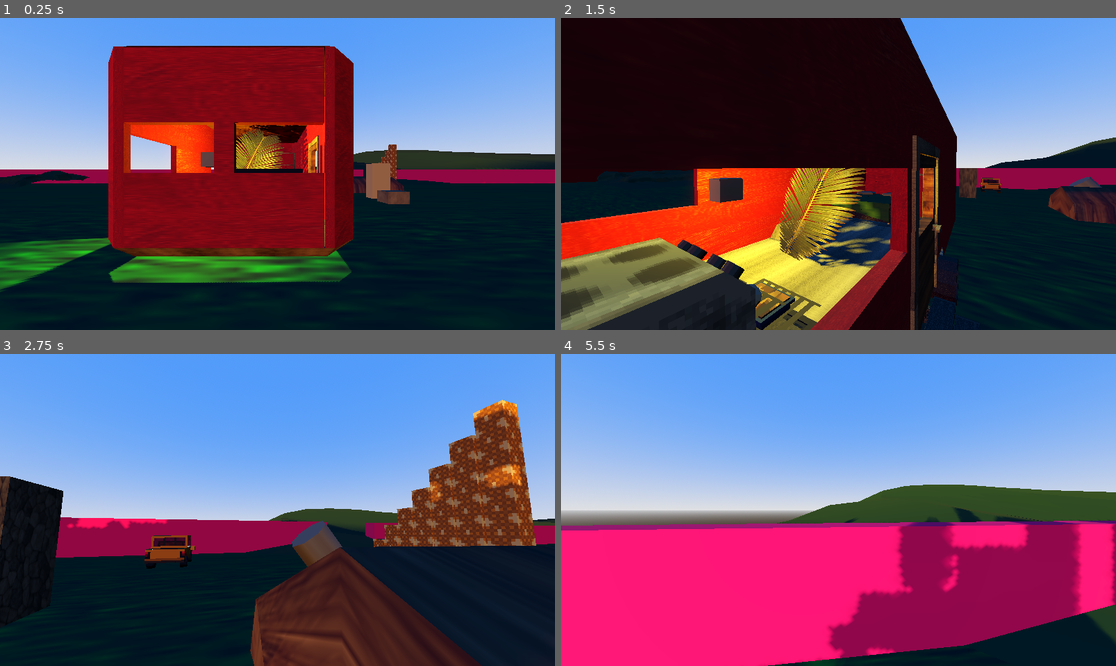
Above: before the commit, frames 1-4 (two rows, left to right).
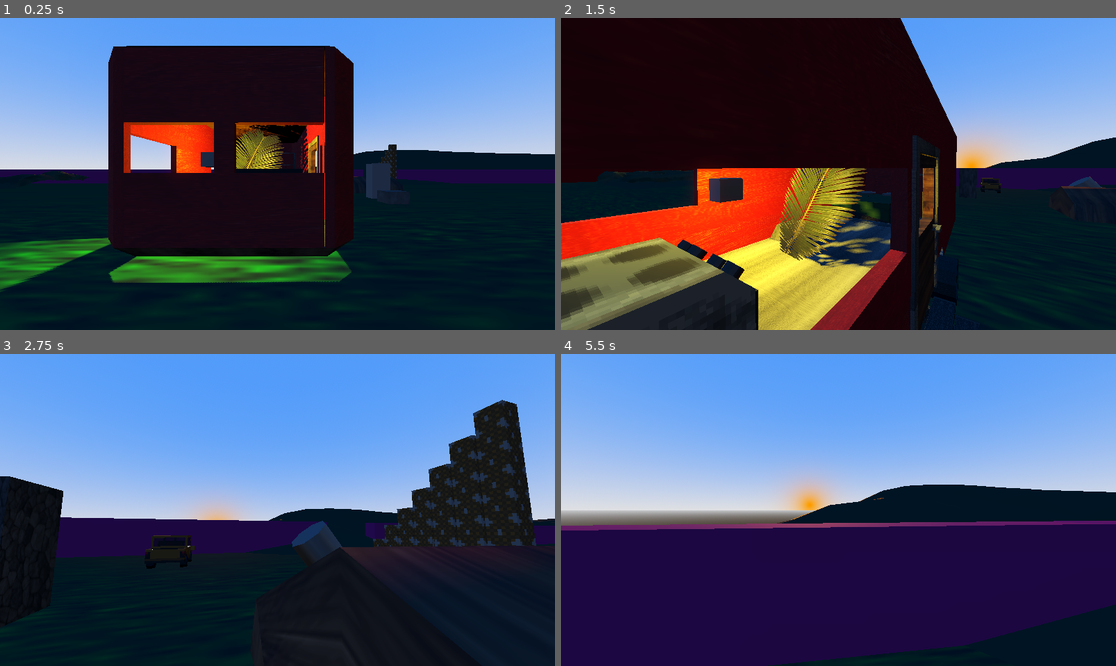
Above: after the commit, the same moments.

Repository: Solaros711/lockertesting
Game: Godot game, scene res://scenes/world.tscn
The game is run twice, just before and just after one commit, with the same random seed, the same clock (stepped at 60 frames per second) and the same inputs.
Inputs (mouse positions are in pixels of both pictures, inside the frame that each line leads up to):
- Up to frame 1 (0.25 s): no input
- Up to frame 2 (1.5 s): move the mouse to (866, 174) at 0.52 s; hold W (forward) from 0.53 s (still down); tap E (interact) at 0.6, 1.35 s; tap Space (jump) at 0.77 s; move the mouse to (810, 174) at 1.27 s
- Up to frame 3 (2.75 s): keep holding W (forward); tap Space (jump) at 1.52 s; move the mouse to (288, 503) at 2.02 s; hold Shift (sprint) from 2.03 s (still down); tap E (interact) at 2.3 s
- Up to frame 4 (5.5 s): keep holding W (forward); move the mouse to (832, 516) at 2.77 s; release Shift (sprint) at 2.78 s; tap E (interact) at 2.85, 3.6, 4.55, 5.1 s; tap Space (jump) at 3.02, 3.77, 4.52 s; move the mouse to (877, 513) at 3.52 s; move the mouse to (794, 506) at 4.27 s; tap Shift (sprint) at 4.35 s; move the mouse to (844, 510) at 5.02 s

The runs differ from the first frame. In frame 1, 30% of the frame differs, in the area x 0-100%, y 8-77%; in frame 2, 9.0%; in frame 3, 26%; in frame 4, 47%, in the area x 0-100%, y 40-100%.

Commit message:
Fixed oven opening and closing problems, resolved many unused _process calls, and cleaned up scripts a little bit.

Diff:
--- a/imports/cabinet2/doorCabinetLarge.gd
+++ b/imports/cabinet2/doorCabinetLarge.gd
@@ -17,7 +17,3 @@
 			print("closing door!")
 		await get_tree().create_timer(0.5, false).timeout
 		interactable = true
-
-# Called every frame. 'delta' is the elapsed time since the previous frame.
-func _process(delta: float) -> void:
-	pass
--- a/imports/cabinet2/doorCabinetSmall.gd
+++ b/imports/cabinet2/doorCabinetSmall.gd
@@ -17,7 +17,3 @@
 			print("closing door!")
 		await get_tree().create_timer(0.5, false).timeout
 		interactable = true
-
-# Called every frame. 'delta' is the elapsed time since the previous frame.
-func _process(delta: float) -> void:
-	pass
--- a/imports/oven/Oven.tscn
+++ b/imports/oven/Oven.tscn
@@ -1130,228 +1130,231 @@
 
 [node name="Node" type="Node3D" parent="."]
 
-[node name="oven" type="Node3D" parent="Node"]
+[node name="Oven" type="Node3D" parent="Node" node_paths=PackedStringArray("animation_player")]
 script = ExtResource("1_yw5qa")
-
-[node name="cylinder" type="MeshInstance3D" parent="Node/oven"]
+animation_player = NodePath("../../AnimationPlayer")
+
+[node name="cylinder" type="MeshInstance3D" parent="Node/Oven"]
 transform = Transform3D(1, 0, 0, 0, 0.707107, 0.707107, 0, -0.707107, 0.707107, -0.34375, 0.890625, -0.421875)
 mesh = SubResource("ArrayMesh_5wgt7")
 skeleton = NodePath("")
 
-[node name="cylinder2" type="MeshInstance3D" parent="Node/oven"]
+[node name="cylinder2" type="MeshInstance3D" parent="Node/Oven"]
 transform = Transform3D(1, 0, 0, 0, 0.707107, 0.707107, 0, -0.707107, 0.707107, -0.15625, 0.890625, -0.421875)
 mesh = SubResource("ArrayMesh_2qx23")
 skeleton = NodePath("")
 
-[node name="cylinder3" type="MeshInstance3D" parent="Node/oven"]
+[node name="cylinder3" type="MeshInstance3D" parent="Node/Oven"]
 transform = Transform3D(1, 0, 0, 0, 0.707107, 0.707107, 0, -0.707107, 0.707107, 0.34375, 0.890625, -0.421875)
 mesh = SubResource("ArrayMesh_vxshf")
 skeleton = NodePath("")
 
-[node name="cylinder4" type="MeshInstance3D" parent="Node/oven"]
+[node name="cylinder4" type="MeshInstance3D" parent="Node/Oven"]
 transform = Transform3D(1, 0, 0, 0, 0.707107, 0.707107, 0, -0.707107, 0.707107, 0.15625, 0.890625, -0.421875)
 mesh = SubResource("ArrayMesh_sjok5")
 skeleton = NodePath("")
 
-[node name="oven" type="MeshInstance3D" parent="Node/oven"]
+[node name="oven" type="MeshInstance3D" parent="Node/Oven"]
 mesh = SubResource("ArrayMesh_8nrvh")
 skeleton = NodePath("")
 
-[node name="StaticBody3D" type="StaticBody3D" parent="Node/oven/oven"]
-
-[node name="CollisionShape3D" type="CollisionShape3D" parent="Node/oven/oven/StaticBody3D"]
+[node name="StaticBody3D" type="StaticBody3D" parent="Node/Oven/oven"]
+
+[node name="CollisionShape3D" type="CollisionShape3D" parent="Node/Oven/oven/StaticBody3D"]
 shape = SubResource("ConcavePolygonShape3D_cb7ta")
 
-[node name="Heater" type="Node3D" parent="Node/oven"]
-
-[node name="heater" type="MeshInstance3D" parent="Node/oven/Heater"]
+[node name="Heater" type="Node3D" parent="Node/Oven"]
+
+[node name="heater" type="MeshInstance3D" parent="Node/Oven/Heater"]
 transform = Transform3D(1, 0, 0, 0, 1, 0, 0, 0, 1, 0, 0.09375, -0.113281)
 mesh = SubResource("ArrayMesh_jd1mq")
 skeleton = NodePath("")
 
-[node name="Door" type="Node3D" parent="Node/oven"]
-transform = Transform3D(1, 0, 0, 0, 0.0871557, 0.996195, 0, -0.996195, 0.0871557, 0, 0.0625, -0.5)
-
-[node name="cuboid" type="MeshInstance3D" parent="Node/oven/Door"]
+[node name="Door" type="Node3D" parent="Node/Oven"]
+transform = Transform3D(1, 0, 0, 0, 0.0871556, 0.996195, 0, -0.996195, 0.0871556, 0, 0.0625, -0.5)
+
+[node name="cuboid" type="MeshInstance3D" parent="Node/Oven/Door"]
 transform = Transform3D(1, 0, 0, 0, 1, 0, 0, 0, 1, 0, -0.15625, -0.03125)
 mesh = SubResource("ArrayMesh_i1hs0")
 skeleton = NodePath("")
 
-[node name="StaticBody3D" type="StaticBody3D" parent="Node/oven/Door/cuboid" node_paths=PackedStringArray("animation_player")]
+[node name="StaticBody3D" type="StaticBody3D" parent="Node/Oven/Door/cuboid" node_paths=PackedStringArray("oven")]
 script = ExtResource("2_4tkiq")
-animation_player = NodePath("../../../../../AnimationPlayer")
-
-[node name="CollisionShape3D" type="CollisionShape3D" parent="Node/oven/Door/cuboid/StaticBody3D"]
+oven = NodePath("../../..")
+
+[node name="CollisionShape3D" type="CollisionShape3D" parent="Node/Oven/Door/cuboid/StaticBody3D"]
 shape = SubResource("ConcavePolygonShape3D_l368t")
 
-[node name="Top Rack" type="Node3D" parent="Node/oven"]
+[node name="Top Rack" type="Node3D" parent="Node/Oven"]
 transform = Transform3D(1, 0, 0, 0, 1, 0, 0, 0, 1, 0, 0.453125, -0.3125)
 
-[node name="rack" type="MeshInstance3D" parent="Node/oven/Top Rack"]
+[node name="rack" type="MeshInstance3D" parent="Node/Oven/Top Rack"]
 transform = Transform3D(1, 0, 0, 0, 1, 0, 0, 0, 1, 0, 0, -0.0625)
 mesh = SubResource("ArrayMesh_mfj8w")
 skeleton = NodePath("")
 
-[node name="StaticBody3D" type="StaticBody3D" parent="Node/oven/Top Rack/rack"]
+[node name="StaticBody3D" type="StaticBody3D" parent="Node/Oven/Top Rack/rack" node_paths=PackedStringArray("oven")]
 script = ExtResource("3_n8b40")
-
-[node name="CollisionShape3D" type="CollisionShape3D" parent="Node/oven/Top Rack/rack/StaticBody3D"]
+oven = NodePath("../../..")
+
+[node name="CollisionShape3D" type="CollisionShape3D" parent="Node/Oven/Top Rack/rack/StaticBody3D"]
 shape = SubResource("ConcavePolygonShape3D_os7ns")
 
-[node name="Bin" type="Node3D" parent="Node/oven/Top Rack"]
+[node name="Bin" type="Node3D" parent="Node/Oven/Top Rack"]
 transform = Transform3D(1, 0, 0, 0, 1, 0, 0, 0, 1, 0, -0.453125, 0)
 
-[node name="Tomato" type="Node3D" parent="Node/oven/Top Rack/Bin"]
+[node name="Tomato" type="Node3D" parent="Node/Oven/Top Rack/Bin"]
 transform = Transform3D(1, 0, 0, 0, 1, 0, 0, 0, 1, 0.210938, 0.386719, 1.05859)
 
-[node name="sphere" type="MeshInstance3D" parent="Node/oven/Top Rack/Bin/Tomato"]
+[node name="sphere" type="MeshInstance3D" parent="Node/Oven/Top Rack/Bin/Tomato"]
 transform = Transform3D(1, 0, 0, 0, 1, 0, 0, 0, 1, 0, 0.175781, -1.00391)
 mesh = SubResource("ArrayMesh_85bf6")
 skeleton = NodePath("")
 
-[node name="cuboid" type="MeshInstance3D" parent="Node/oven/Top Rack/Bin/Tomato"]
+[node name="cuboid" type="MeshInstance3D" parent="Node/Oven/Top Rack/Bin/Tomato"]
 transform = Transform3D(1, 0, 0, 0, 1, 0, 0, 0, 1, 0, 0.207031, -1.00391)
 mesh = SubResource("ArrayMesh_oj4es")
 skeleton = NodePath("")
 
-[node name="Broccoli" type="Node3D" parent="Node/oven/Top Rack/Bin"]
+[node name="Broccoli" type="Node3D" parent="Node/Oven/Top Rack/Bin"]
 transform = Transform3D(0.411274, -0.868721, 0.276002, 0.253187, 0.399756, 0.880961, -0.875642, -0.292436, 0.384358, -0.175781, 0.578125, -0.0507813)
 
-[node name="cuboid2" type="MeshInstance3D" parent="Node/oven/Top Rack/Bin/Broccoli"]
+[node name="cuboid2" type="MeshInstance3D" parent="Node/Oven/Top Rack/Bin/Broccoli"]
 transform = Transform3D(1, 0, 0, 0, 1, 0, 0, 0, 1, 0, -0.0820313, -0.00390625)
 mesh = SubResource("ArrayMesh_ter5i")
 skeleton = NodePath("")
 
-[node name="cuboid3" type="MeshInstance3D" parent="Node/oven/Top Rack/Bin/Broccoli"]
+[node name="cuboid3" type="MeshInstance3D" parent="Node/Oven/Top Rack/Bin/Broccoli"]
 transform = Transform3D(1, 0, 0, 0, 0.92388, 0.382683, 0, -0.382683, 0.92388, 0, -0.015625, -0.0195313)
 mesh = SubResource("ArrayMesh_ose0v")
 skeleton = NodePath("")
 
-[node name="cuboid4" type="MeshInstance3D" parent="Node/oven/Top Rack/Bin/Broccoli"]
+[node name="cuboid4" type="MeshInstance3D" parent="Node/Oven/Top Rack/Bin/Broccoli"]
 transform = Transform3D(0.88112, 0.300706, -0.364972, -0.403115, 0.88112, -0.247238, 0.247238, 0.364972, 0.897591, 0.0078125, -0.0234375, 0.0078125)
 mesh = SubResource("ArrayMesh_f7ev5")
 skeleton = NodePath("")
 
-[node name="cuboid5" type="MeshInstance3D" parent="Node/oven/Top Rack/Bin/Broccoli"]
+[node name="cuboid5" type="MeshInstance3D" parent="Node/Oven/Top Rack/Bin/Broccoli"]
 transform = Transform3D(0.877093, -0.428603, -0.216809, 0.447192, 0.893406, 0.0429526, 0.175289, -0.134629, 0.975269, -0.015625, -0.0195313, -0.0117188)
 mesh = SubResource("ArrayMesh_tm8l7")
 skeleton = NodePath("")
 
-[node name="cuboid6" type="MeshInstance3D" parent="Node/oven/Top Rack/Bin/Broccoli"]
+[node name="cuboid6" type="MeshInstance3D" parent="Node/Oven/Top Rack/Bin/Broccoli"]
 transform = Transform3D(0.81002, 0.477499, 0.340386, -0.509412, 0.860507, 0.00512069, -0.29046, -0.177545, 0.940272, 0.015625, -0.03125, -0.0078125)
 mesh = SubResource("ArrayMesh_l4vvw")
 skeleton = NodePath("")
 
-[node name="cuboid7" type="MeshInstance3D" parent="Node/oven/Top Rack/Bin/Broccoli"]
+[node name="cuboid7" type="MeshInstance3D" parent="Node/Oven/Top Rack/Bin/Broccoli"]
 transform = Transform3D(0.728293, -0.296198, 0.617945, 0.531121, 0.813798, -0.235889, -0.433013, 0.5, 0.75, -0.0117188, -0.0234375, 0.0117188)
 mesh = SubResource("ArrayMesh_vsajv")
 skeleton = NodePath("")
 
-[node name="sphere2" type="MeshInstance3D" parent="Node/oven/Top Rack/Bin/Broccoli"]
+[node name="sphere2" type="MeshInstance3D" parent="Node/Oven/Top Rack/Bin/Broccoli"]
 transform = Transform3D(0.965926, 0, -0.258819, 0, 1, 0, 0.258819, 0, 0.965926, 0, 0.0351563, 0.0078125)
 mesh = SubResource("ArrayMesh_lbbyc")
 skeleton = NodePath("")
 
-[node name="Cauliflower" type="Node3D" parent="Node/oven/Top Rack/Bin"]
+[node name="Cauliflower" type="Node3D" parent="Node/Oven/Top Rack/Bin"]
 transform = Transform3D(0.453154, 0.711309, -0.5373, -0.843391, 0.5373, -1.49012e-08, 0.288691, 0.453154, 0.843391, 0.175781, 0.542969, -0.355469)
 
-[node name="cuboid8" type="MeshInstance3D" parent="Node/oven/Top Rack/Bin/Cauliflower"]
+[node name="cuboid8" type="MeshInstance3D" parent="Node/Oven/Top Rack/Bin/Cauliflower"]
 transform = Transform3D(1, 0, 0, 0, 1, 0, 0, 0, 1, -0.0078125, -0.046875, -0.00390625)
 mesh = SubResource("ArrayMesh_7x2xl")
 skeleton = NodePath("")
 
-[node name="cuboid9" type="MeshInstance3D" parent="Node/oven/Top Rack/Bin/Cauliflower"]
+[node name="cuboid9" type="MeshInstance3D" parent="Node/Oven/Top Rack/Bin/Cauliflower"]
 transform = Transform3D(1, 0, 0, 0, 0.92388, 0.382683, 0, -0.382683, 0.92388, -0.0078125, 0.0195313, -0.0195313)
 mesh = SubResource("ArrayMesh_jd0fk")
 skeleton = NodePath("")
 
-[node name="cuboid10" type="MeshInstance3D" parent="Node/oven/Top Rack/Bin/Cauliflower"]
+[node name="cuboid10" type="MeshInstance3D" parent="Node/Oven/Top Rack/Bin/Cauliflower"]
 transform = Transform3D(0.88112, 0.300706, -0.364972, -0.403115, 0.88112, -0.247238, 0.247238, 0.364972, 0.897591, 0, 0.0117188, 0.0078125)
 mesh = SubResource("ArrayMesh_egkkq")
 skeleton = NodePath("")
 
-[node name="cuboid11" type="MeshInstance3D" parent="Node/oven/Top Rack/Bin/Cauliflower"]
+[node name="cuboid11" type="MeshInstance3D" parent="Node/Oven/Top Rack/Bin/Cauliflower"]
 transform = Transform3D(0.877093, -0.428603, -0.216809, 0.447192, 0.893406, 0.0429526, 0.175289, -0.134629, 0.975269, -0.0234375, 0.015625, -0.0117188)
 mesh = SubResource("ArrayMesh_w61fq")
 skeleton = NodePath("")
 
-[node name="cuboid12" type="MeshInstance3D" parent="Node/oven/Top Rack/Bin/Cauliflower"]
+[node name="cuboid12" type="MeshInstance3D" parent="Node/Oven/Top Rack/Bin/Cauliflower"]
 transform = Transform3D(0.81002, 0.477499, 0.340386, -0.509412, 0.860507, 0.00512069, -0.29046, -0.177545, 0.940272, 0.0078125, 0.00390625, -0.0078125)
 mesh = SubResource("ArrayMesh_nyxua")
 skeleton = NodePath("")
 
-[node name="cuboid13" type="MeshInstance3D" parent="Node/oven/Top Rack/Bin/Cauliflower"]
+[node name="cuboid13" type="MeshInstance3D" parent="Node/Oven/Top Rack/Bin/Cauliflower"]
 transform = Transform3D(0.728293, -0.296198, 0.617945, 0.531121, 0.813798, -0.235889, -0.433013, 0.5, 0.75, -0.0195313, 0.0117188, 0.0117188)
 mesh = SubResource("ArrayMesh_bsv34")
 skeleton = NodePath("")
 
-[node name="sphere3" type="MeshInstance3D" parent="Node/oven/Top Rack/Bin/Cauliflower"]
+[node name="sphere3" type="MeshInstance3D" parent="Node/Oven/Top Rack/Bin/Cauliflower"]
 transform = Transform3D(0.965926, 0, -0.258819, 0, 1, 0, 0.258819, 0, 0.965926, -0.0078125, 0.0703125, 0.0078125)
 mesh = SubResource("ArrayMesh_blg6a")
 skeleton = NodePath("")
 
-[node name="Carrot" type="Node3D" parent="Node/oven/Top Rack/Bin"]
+[node name="Carrot" type="Node3D" parent="Node/Oven/Top Rack/Bin"]
 transform = Transform3D(0.382683, 0.915976, 0.120591, 0.120591, -0.178932, 0.976443, 0.915976, -0.359127, -0.178932, -0.195313, 0.546875, -0.3125)
 
-[node name="cone" type="MeshInstance3D" parent="Node/oven/Top Rack/Bin/Carrot"]
+[node name="cone" type="MeshInstance3D" parent="Node/Oven/Top Rack/Bin/Carrot"]
 transform = Transform3D(1, 0, 0, 0, 1, 0, 0, 0, 1, 0, -0.0273438, 0)
 mesh = SubResource("ArrayMesh_f1h15")
 skeleton = NodePath("")
 
-[node name="cone2" type="MeshInstance3D" parent="Node/oven/Top Rack/Bin/Carrot"]
+[node name="cone2" type="MeshInstance3D" parent="Node/Oven/Top Rack/Bin/Carrot"]
 transform = Transform3D(1, 0, 0, 0, 1, 0, 0, 0, 1, 0, -0.0273438, 0)
 mesh = SubResource("ArrayMesh_8tkr0")
 skeleton = NodePath("")
 
-[node name="cuboid14" type="MeshInstance3D" parent="Node/oven/Top Rack/Bin/Carrot"]
+[node name="cuboid14" type="MeshInstance3D" parent="Node/Oven/Top Rack/Bin/Carrot"]
 transform = Transform3D(1, 0, 0, 0, 1, 0, 0, 0, 1, 0, -0.351563, -0.046875)
 mesh = SubResource("ArrayMesh_pqiim")
 skeleton = NodePath("")
 
-[node name="cuboid15" type="MeshInstance3D" parent="Node/oven/Top Rack/Bin/Carrot"]
+[node name="cuboid15" type="MeshInstance3D" parent="Node/Oven/Top Rack/Bin/Carrot"]
 transform = Transform3D(1, 0, 0, 0, 1, 0, 0, 0, 1, 0, -0.0742188, 0)
 mesh = SubResource("ArrayMesh_08vli")
 skeleton = NodePath("")
 
-[node name="cuboid16" type="MeshInstance3D" parent="Node/oven/Top Rack/Bin/Carrot"]
+[node name="cuboid16" type="MeshInstance3D" parent="Node/Oven/Top Rack/Bin/Carrot"]
 transform = Transform3D(1, 0, 0, 0, 1, 0, 0, 0, 1, 0, -0.351563, -0.046875)
 mesh = SubResource("ArrayMesh_mvd00")
 skeleton = NodePath("")
 
-[node name="cuboid17" type="MeshInstance3D" parent="Node/oven/Top Rack/Bin/Carrot"]
+[node name="cuboid17" type="MeshInstance3D" parent="Node/Oven/Top Rack/Bin/Carrot"]
 transform = Transform3D(0.539978, -0.281095, 0.793353, 0.461749, 0.887011, 0, -0.703713, 0.36633, 0.608761, 0.046875, -0.304688, -0.132813)
 mesh = SubResource("ArrayMesh_q3ufu")
 skeleton = NodePath("")
 
-[node name="Bottom Rack" type="Node3D" parent="Node/oven"]
+[node name="Bottom Rack" type="Node3D" parent="Node/Oven"]
 transform = Transform3D(1, 0, 0, 0, 1, 0, 0, 0, 1, 0, 0.1875, -0.75)
 
-[node name="rack2" type="MeshInstance3D" parent="Node/oven/Bottom Rack"]
+[node name="rack2" type="MeshInstance3D" parent="Node/Oven/Bottom Rack"]
 transform = Transform3D(1, 0, 0, 0, 1, 0, 0, 0, 1, 0, 0, -0.0625)
 mesh = SubResource("ArrayMesh_riap2")
 skeleton = NodePath("")
 
-[node name="StaticBody3D" type="StaticBody3D" parent="Node/oven/Bottom Rack/rack2" node_paths=PackedStringArray("animation_player")]
+[node name="StaticBody3D" type="StaticBody3D" parent="Node/Oven/Bottom Rack/rack2" node_paths=PackedStringArray("oven")]
 script = ExtResource("4_knsta")
-animation_player = NodePath("../../../../../AnimationPlayer")
-
-[node name="CollisionShape3D" type="CollisionShape3D" parent="Node/oven/Bottom Rack/rack2/StaticBody3D"]
+oven = NodePath("../../..")
+
+[node name="CollisionShape3D" type="CollisionShape3D" parent="Node/Oven/Bottom Rack/rack2/StaticBody3D"]
 shape = SubResource("ConcavePolygonShape3D_t0trr")
 
-[node name="Roast" type="Node3D" parent="Node/oven/Bottom Rack"]
+[node name="Roast" type="Node3D" parent="Node/Oven/Bottom Rack"]
 transform = Transform3D(1, 0, 0, 0, 1, 0, 0, 0, 1, 0, -0.1875, 0)
 
-[node name="roast" type="MeshInstance3D" parent="Node/oven/Bottom Rack/Roast"]
+[node name="roast" type="MeshInstance3D" parent="Node/Oven/Bottom Rack/Roast"]
 transform = Transform3D(1, 0, 0, 0, 1, 0, 0, 0, 1, 0, 0.296875, -0.148438)
 mesh = SubResource("ArrayMesh_bhocr")
 skeleton = NodePath("")
 
-[node name="StaticBody3D" type="StaticBody3D" parent="Node/oven/Bottom Rack/Roast/roast"]
-
-[node name="CollisionShape3D" type="CollisionShape3D" parent="Node/oven/Bottom Rack/Roast/roast/StaticBody3D"]
+[node name="StaticBody3D" type="StaticBody3D" parent="Node/Oven/Bottom Rack/Roast/roast"]
+
+[node name="CollisionShape3D" type="CollisionShape3D" parent="Node/Oven/Bottom Rack/Roast/roast/StaticBody3D"]
 shape = SubResource("ConcavePolygonShape3D_fnfd4")
 
 [node name="AnimationPlayer" type="AnimationPlayer" parent="."]
 libraries = {
 &"": SubResource("AnimationLibrary_3grdg")
 }
+autoplay = "close"
--- a/imports/oven/botrack.gd
+++ b/imports/oven/botrack.gd
@@ -3,22 +3,11 @@
 #var toggle = false
 var interactable = true
 
-@export var animation_player: AnimationPlayer
-@onready var oven = $oven
+@export var oven: Node3D
 
 func interact():
 	if interactable == true:
 		interactable = false
-		$oven.set_door_status(!$oven.get_door_status())
-		if $oven.get_door_status() == false:
-			animation_player.play("open")
-			print("opening door!")
-		if $oven.get_door_status() == true:
-			animation_player.play("close")
-			print("closing door!")
+		oven.animate()
 		await get_tree().create_timer(0.5, false).timeout
 		interactable = true
-
-# Called every frame. 'delta' is the elapsed time since the previous frame.
-func _process(delta: float) -> void:
-	pass
--- a/imports/oven/oven.gd
+++ b/imports/oven/oven.gd
@@ -1,9 +1,14 @@
-@tool
 extends Node3D
 
-@export var door_state = false:
-	set(new_state):
-		door_state = new_state
+var toggle = true
 
-func _ready() -> void:
-	pass # Replace with function body.
+@export var animation_player: AnimationPlayer
+
+func animate():
+		toggle = !toggle
+		if toggle == false:
+			animation_player.play("open")
+			print("opening door!")
+		if toggle == true:
+			animation_player.play("close")
+			print("closing door!")
--- a/imports/oven/ovendoor.gd
+++ b/imports/oven/ovendoor.gd
@@ -3,23 +3,11 @@
 #var toggle = false
 var interactable = true
 
-@export var animation_player: AnimationPlayer
-#@onready var oven = $oven.door_state
+@export var oven: Node3D
 
 func interact():
 	if interactable == true:
 		interactable = false
-		#print(oven)
-		$oven.set_door_status(!$oven.get_door_status())
-		if $oven.get_door_status() == false:
-			animation_player.play("open")
-			print("opening door!")
-		if $oven.get_door_status() == true:
-			animation_player.play("close")
-			print("closing door!")
+		oven.animate()
 		await get_tree().create_timer(0.5, false).timeout
 		interactable = true
-
-# Called every frame. 'delta' is the elapsed time since the previous frame.
-func _process(delta: float) -> void:
-	pass
--- a/imports/oven/toprack.gd
+++ b/imports/oven/toprack.gd
@@ -3,22 +3,11 @@
 #var toggle = false
 var interactable = true
 
-@export var animation_player: AnimationPlayer
-@onready var oven = $Oven
+@export var oven: Node3D
 
 func interact():
 	if interactable == true:
 		interactable = false
-		$oven.set_door_status(!$oven.get_door_status())
-		if $oven.get_door_status() == false:
-			animation_player.play("open")
-			print("opening door!")
-		if $oven.get_door_status() == true:
-			animation_player.play("close")
-			print("closing door!")
+		oven.animate()
 		await get_tree().create_timer(0.5, false).timeout
 		interactable = true
-
-# Called every frame. 'delta' is the elapsed time since the previous frame.
-func _process(delta: float) -> void:
-	pass
--- a/imports/rv/cab_botdoor.gd
+++ b/imports/rv/cab_botdoor.gd
@@ -17,7 +17,3 @@
 			print("closing door!")
 		await get_tree().create_timer(0.5, false).timeout
 		interactable = true
-
-# Called every frame. 'delta' is the elapsed time since the previous frame.
-func _process(delta: float) -> void:
-	pass
--- a/imports/rv/cab_topdoor.gd
+++ b/imports/rv/cab_topdoor.gd
@@ -17,7 +17,3 @@
 			print("closing door!")
 		await get_tree().create_timer(0.5, false).timeout
 		interactable = true
-
-# Called every frame. 'delta' is the elapsed time since the previous frame.
-func _process(delta: float) -> void:
-	pass
--- a/imports/rv/dooropen.gd
+++ b/imports/rv/dooropen.gd
@@ -17,7 +17,3 @@
 			print("closing door!")
 		await get_tree().create_timer(0.5, false).timeout
 		interactable = true
-
-# Called every frame. 'delta' is the elapsed time since the previous frame.
-func _process(delta: float) -> void:
-	pass
--- a/scenes/world.tscn
+++ b/scenes/world.tscn
@@ -113,9 +113,11 @@
 
 [node name="world" type="Node3D"]
 
-[node name="TimeSystem" type="Node" parent="."]
+[node name="TimeSystem" type="Node" parent="." node_paths=PackedStringArray("sun")]
 script = ExtResource("1_oo54l")
 date_time = SubResource("Resource_ctatt")
+sun = NodePath("../world lighting/Sun")
+ticks_per_second = 60
 metadata/_custom_type_script = "uid://ditpaf5ylw1qw"
 
 [node name="world lighting" type="Node3D" parent="."]
@@ -126,7 +128,7 @@
 script = ExtResource("3_2lf6f")
 
 [node name="Sun" type="DirectionalLight3D" parent="world lighting"]
-transform = Transform3D(-0.475409, -0.695518, -0.538741, 0.856909, -0.504758, -0.104528, -0.199232, -0.511346, 0.835962, 1.29396, 5.92958, 8.59867)
+transform = Transform3D(1, 0, 0, 0, -1, 8.74228e-08, 0, -8.74228e-08, -1, 1.29396, 5.92958, 8.59867)
 light_color = Color(1, 0.470588, 0, 1)
 light_angular_distance = 0.1
 shadow_enabled = true
--- a/scripts/player/player_rayCast.gd
+++ b/scripts/player/player_rayCast.gd
@@ -1,6 +1,5 @@
 extends RayCast3D
 
-# Called every frame. 'delta' is the elapsed time since the previous frame.
 func _process(delta: float) -> void:
 	if is_colliding():
 		var hitObj = get_collider()
--- a/scripts/sky/sun.gd
+++ b/scripts/sky/sun.gd
@@ -1,44 +1,39 @@
 extends DirectionalLight3D
-var time = 0.0
+
 #end of day occurs as 3.142 lmao
 const DAWN_COLOR = Color(1.0, 0.4705, 0, 1.0)
 const DAY_COLOR = Color(1.0, 0.9686, 0.6235, 1.0)
+const SUN_ROTATE: float = 0.0000726
 
 # Called when the node enters the scene tree for the first time.
 func _ready() -> void:
 	light_color = DAWN_COLOR
 	pass # Replace with function body.
 
-
-func _process(delta: float) -> void:
-	do_sun_move()
-
 #rotates the sun on the x axis, changing the color based on where it is on the horizon
-func do_sun_move():
+func do_sun_move(time: DateTime):
 	if(rotation.x > 0.10472):
-		rotate_x(-0.0005)
-		time = 0.0
+		rotate_x(SUN_ROTATE)
 		light_energy = 0.0
 	else:
 		light_energy = 1.0
-		if time == 0.0:
+		if time.hours <= 6 && time.minutes <= 5:
 			light_color = DAWN_COLOR
 		#Turns sun color from dawn to day
-		if time < 1.0:
+		if time.hours < 8:
 			var sun_color = light_color
 			if sun_color.g < DAY_COLOR.g:
-				sun_color.g = sun_color.g + 0.0005
+				sun_color.g = sun_color.g + 0.00005
 			if sun_color.b < DAY_COLOR.b:
-				sun_color.b = sun_color.b + 0.0005
+				sun_color.b = sun_color.b + 0.00005
 			light_color = sun_color
 		#Turns sun color from day to dusk
-		if time > 2.642:
+		if time.hours >= 18:
 			var sun_color = light_color
 			if sun_color.g > DAWN_COLOR.g:
-				sun_color.g = sun_color.g - 0.0005
+				sun_color.g = sun_color.g - 0.00005
 			if sun_color.b > DAWN_COLOR.b:
-				sun_color.b = sun_color.b - 0.0005
+				sun_color.b = sun_color.b - 0.00005
 			light_color = sun_color
-		time += 0.0005
-		rotate_x(-0.0005)
-		#print(time*(180/3.14159))
+		rotate_x(SUN_ROTATE)
+	#print(rotation.x*(180/3.14159))
--- a/scripts/sky/world_environment.gd
+++ b/scripts/sky/world_environment.gd
@@ -5,9 +5,5 @@
 func _ready() -> void:
 	pass # Replace with function body.
 
-# Called every frame. 'delta' is the elapsed time since the previous frame.
-func _process(delta: float) -> void:
-	pass
-
 func do_color_change() -> void:
 	pass
--- a/scripts/time/date_time.gd
+++ b/scripts/time/date_time.gd
@@ -75,11 +75,11 @@
 				handle_season(month)
 				break
 
-	#removes remainder for time
+	#resets time for next calculation
 	seconds = seconds % 60
 	minutes = minutes % 60
 	hours = hours % 24
-	print_date()
+	#print_date()
 
 #Handles assigning a visable season based on the month.
 func handle_season(month: int):
--- a/scripts/time/time_system.gd
+++ b/scripts/time/time_system.gd
@@ -1,9 +1,11 @@
 class_name TimeSystem extends Node
 
 @export var date_time: DateTime
+@export var sun: DirectionalLight3D
 #number of ticks per second. Increasing the number speeds up time, decreasing the number slows it down
 @export var ticks_per_second: int = 6
 
 #updates DateTime variable
 func _process(delta: float) -> void:
 	date_time.increase_by_sec(delta * ticks_per_second)
+	sun.do_sun_move(date_time)
